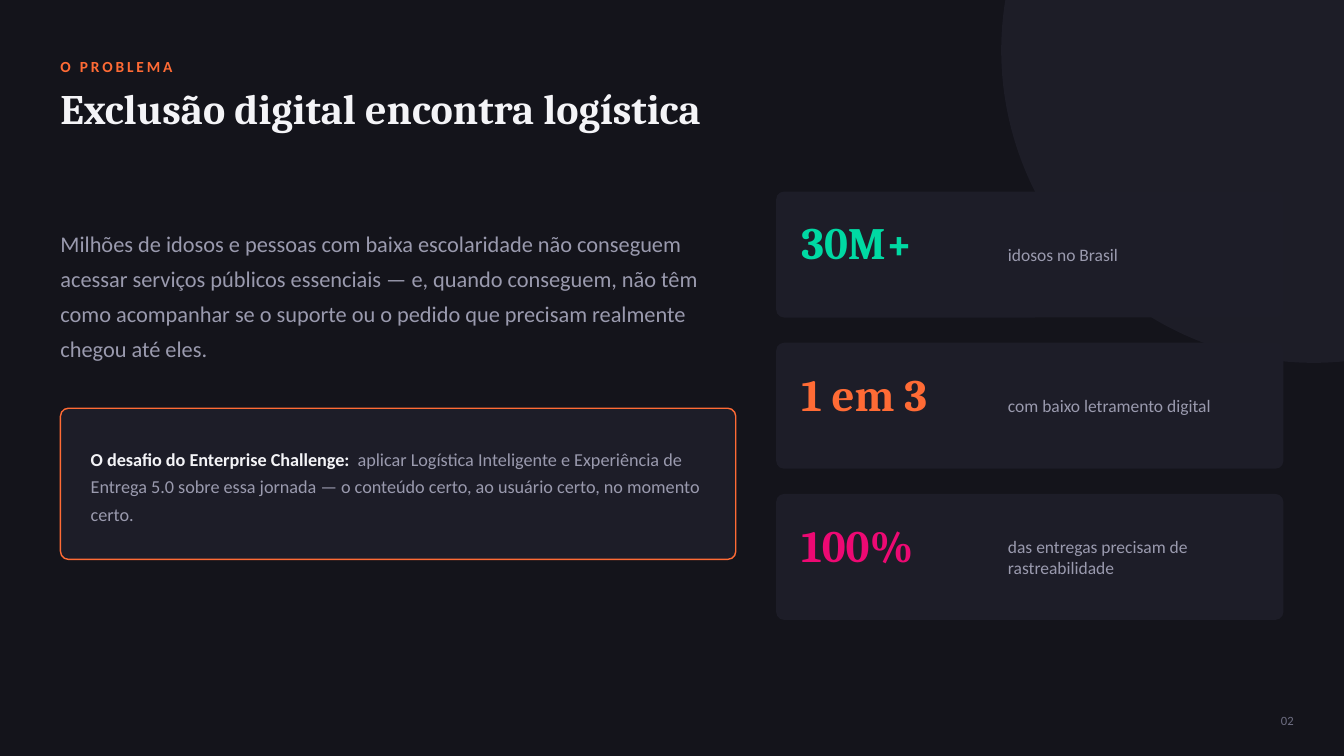
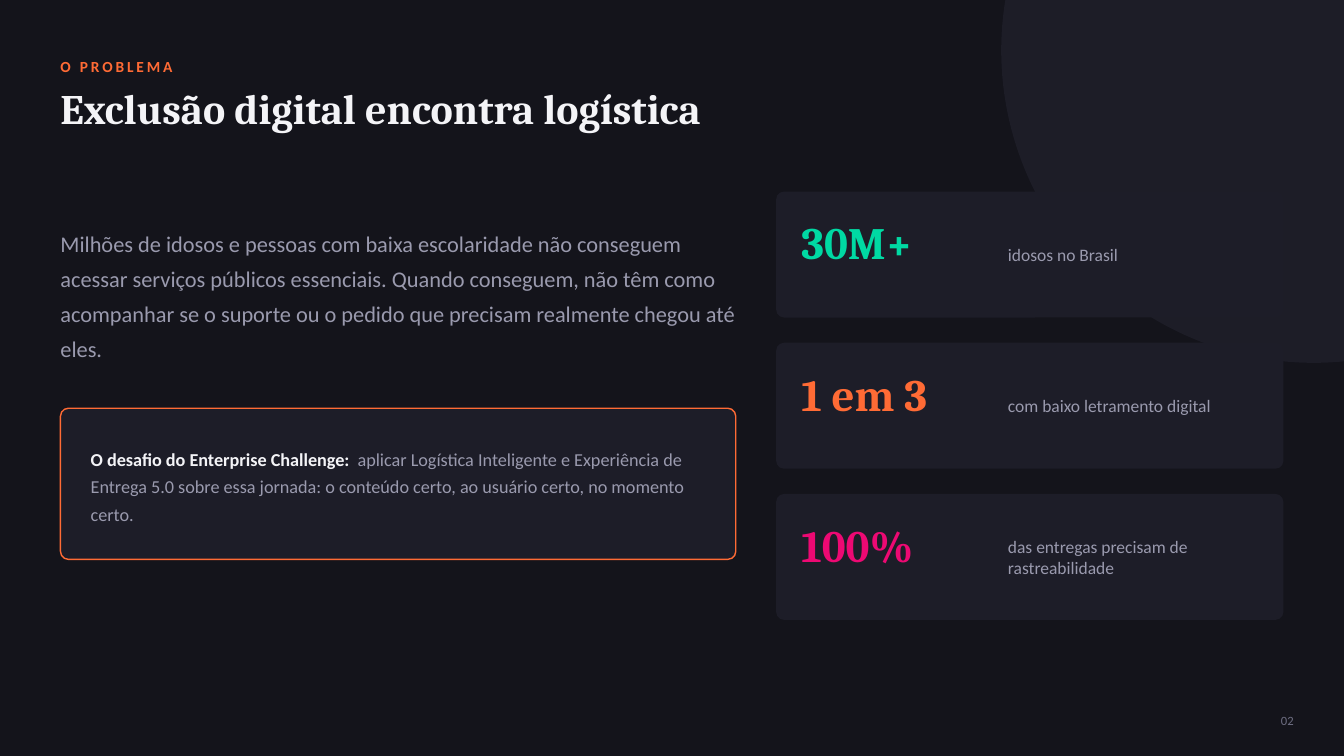
Before and after one commit to DevRafonalde/digital360_flutter, a slide deck: slide 2 of docs/atividade4/SLIDES_ATIVIDADE4.pptx. Drawn at 1344x756 pixels with LibreOffice and Linux fonts; fonts in the diff are those of the drawing. Boxes give left, top, right and bottom in pixels: in the first picture for what was removed or moved away, otherwise in the second. Text is boxed around its words. In the diff, an @@ line names an element or a change of style, - is before the commit and + after.

Commit message:
Corrige CI do backend Python (ModuleNotFoundError) e ajusta slides da Atividade 4
O job "Backend (pytest)" falhava desde o primeiro PR (agosto) porque o
pytest, invocado como comando direto (nao "python -m pytest"), usa o
diretorio do proprio executavel como sys.path[0], nao o cwd - entao
"from app.db import ..." em tests/conftest.py nunca encontrava o pacote
app. Localmente sempre rodamos com "python -m pytest", que mascarava o
problema. Corrigido com backend/pytest.ini (pythonpath = .). Validado
simulando a condicao exata do CI (script rodando fora do diretorio do
projeto): 81 testes passam, sem ModuleNotFoundError.

Slides da Atividade 4: removidos os travessoes (—) do texto, trocados por
pontuacao mais natural (dois-pontos, virgula, ponto final).

```diff
--- a/docs/atividade4/SLIDES_ATIVIDADE4.pptx
+++ b/docs/atividade4/SLIDES_ATIVIDADE4.pptx
@@ text at [60, 236, 735, 357]: text changed @@
-Milhões de idosos e pessoas com baixa escolaridade não conseguem acessar serviços públicos essenciais — e, quando conseguem, não têm como acompanhar se o suporte ou o pedido que precisam realmente chegou até eles.
+Milhões de idosos e pessoas com baixa escolaridade não conseguem acessar serviços públicos essenciais. Quando conseguem, não têm como acompanhar se o suporte ou o pedido que precisam realmente chegou até eles.
@@ text at [91, 453, 684, 521]: text changed @@
-O desafio do Enterprise Challenge: aplicar Logística Inteligente e Experiência de Entrega 5.0 sobre essa jornada — o conteúdo certo, ao usuário certo, no momento certo.
+O desafio do Enterprise Challenge: aplicar Logística Inteligente e Experiência de Entrega 5.0 sobre essa jornada: o conteúdo certo, ao usuário certo, no momento certo.
```
Also in this commit, not shown: 7 other slides changed, 2 other files.
